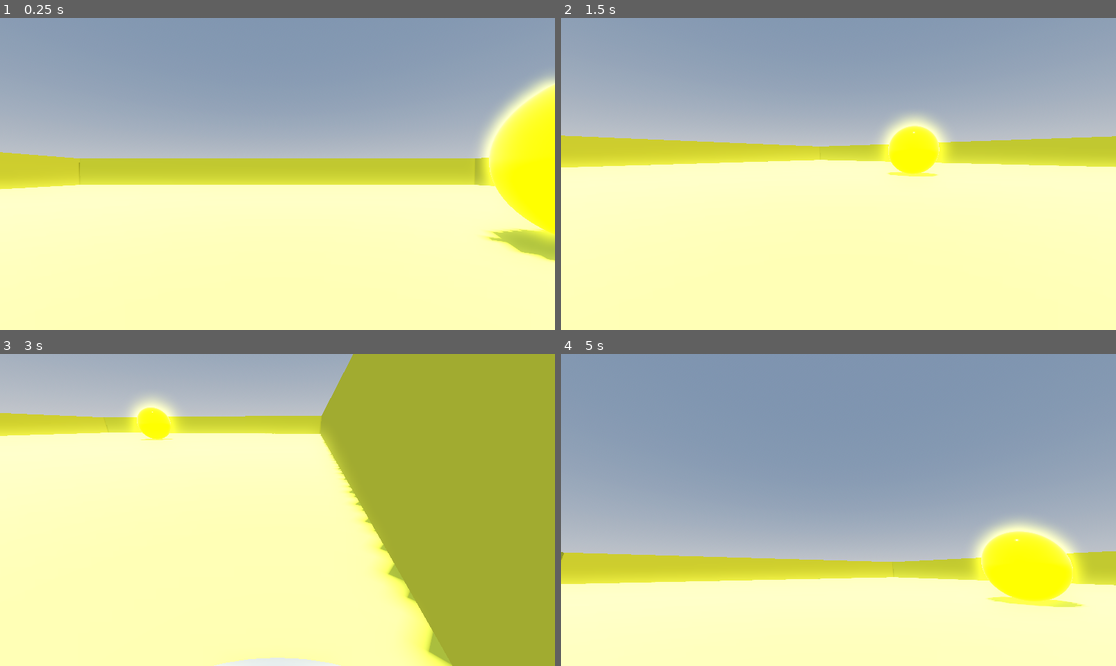
Above: before the commit, frames 1-4 (two rows, left to right).
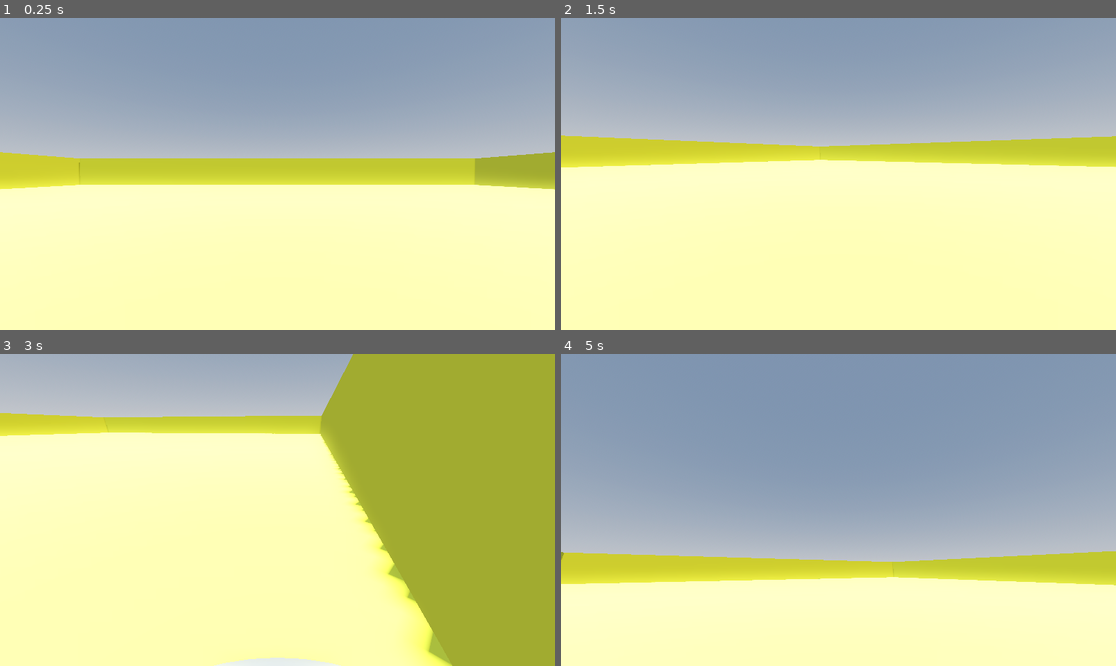
Above: after the commit, the same moments.

Repository: itcOnlineGaming/GA_2026_David_Alex
Game: Godot game, scene res://Scenes/1-WORLD/world.tscn
The game is run twice, just before and just after one commit, with the same random seed, the same clock (stepped at 60 frames per second) and the same inputs.
Inputs (mouse positions are in pixels of both pictures, inside the frame that each line leads up to):
- Up to frame 1 (0.25 s): no input
- Up to frame 2 (1.5 s): tap Enter at 0.5 s; move the mouse to (960, 158) at 0.52 s; hold D (right) 0.53-1.28 s; move the mouse to (727, 189) at 1.27 s; hold S (down) from 1.28 s (still down)
- Up to frame 3 (3 s): move the mouse to (333, 441) at 2.02 s; release S (down) at 2.03 s; hold D (right) 2.03-2.78 s; move the mouse to (249, 572) at 2.77 s; hold W (up) from 2.78 s (still down)
- Up to frame 4 (5 s): move the mouse to (1005, 556) at 3.52 s; release W (up) at 3.53 s; hold A (left) from 3.53 s (still down); move the mouse to (672, 463) at 4.27 s

The runs differ from the first frame. In frame 1, 5.7% of the frame differs, in the area x 86-100%, y 18-79%; in frame 2, 1.8%; in frame 3, 0.9%; in frame 4, 4.2%.

Commit message:
removed coin from world

Diff:
--- a/Lab_01/3d-game/Scenes/1-WORLD/world.tscn
+++ b/Lab_01/3d-game/Scenes/1-WORLD/world.tscn
@@ -1,9 +1,8 @@
-[gd_scene load_steps=11 format=3 uid="uid://cfst5poiropcy"]
+[gd_scene load_steps=10 format=3 uid="uid://cfst5poiropcy"]
 
 [ext_resource type="PackedScene" uid="uid://dj31ga0ynrh52" path="res://Scenes/2-Player/PLAYER.tscn" id="1_104nc"]
 [ext_resource type="PackedScene" uid="uid://dqj34ch3t42l4" path="res://Scenes/3-Enemy/enemy.tscn" id="2_v4q3i"]
 [ext_resource type="PackedScene" uid="uid://1cxti72mh6ew" path="res://Scenes/spawner.tscn" id="2_xcixc"]
-[ext_resource type="PackedScene" uid="uid://bcf76k223mw28" path="res://Scenes/4-COINS/Coin.tscn" id="4_dxeb8"]
 
 [sub_resource type="ProceduralSkyMaterial" id="ProceduralSkyMaterial_ee3h5"]
 sky_horizon_color = Color(0.662243, 0.671743, 0.686743, 1)
@@ -66,6 +65,3 @@
 
 [node name="Node3D" parent="." instance=ExtResource("2_xcixc")]
 enemy = ExtResource("2_v4q3i")
-
-[node name="Coin" parent="." instance=ExtResource("4_dxeb8")]
-transform = Transform3D(1, 0, 0, 0, 1, 0, 0, 0, 1, 1.8042, 0.474557, -1.08554)
